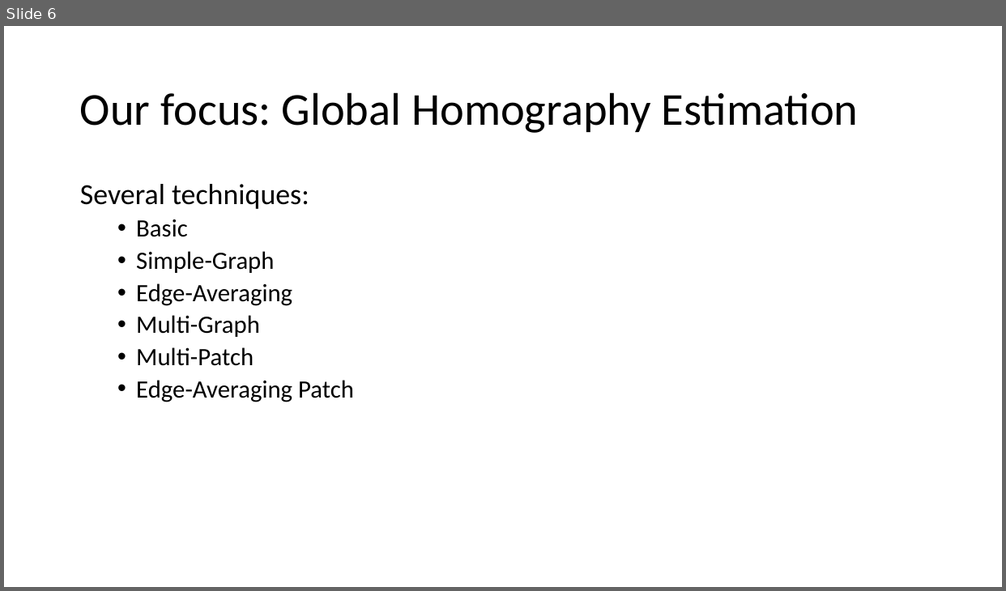
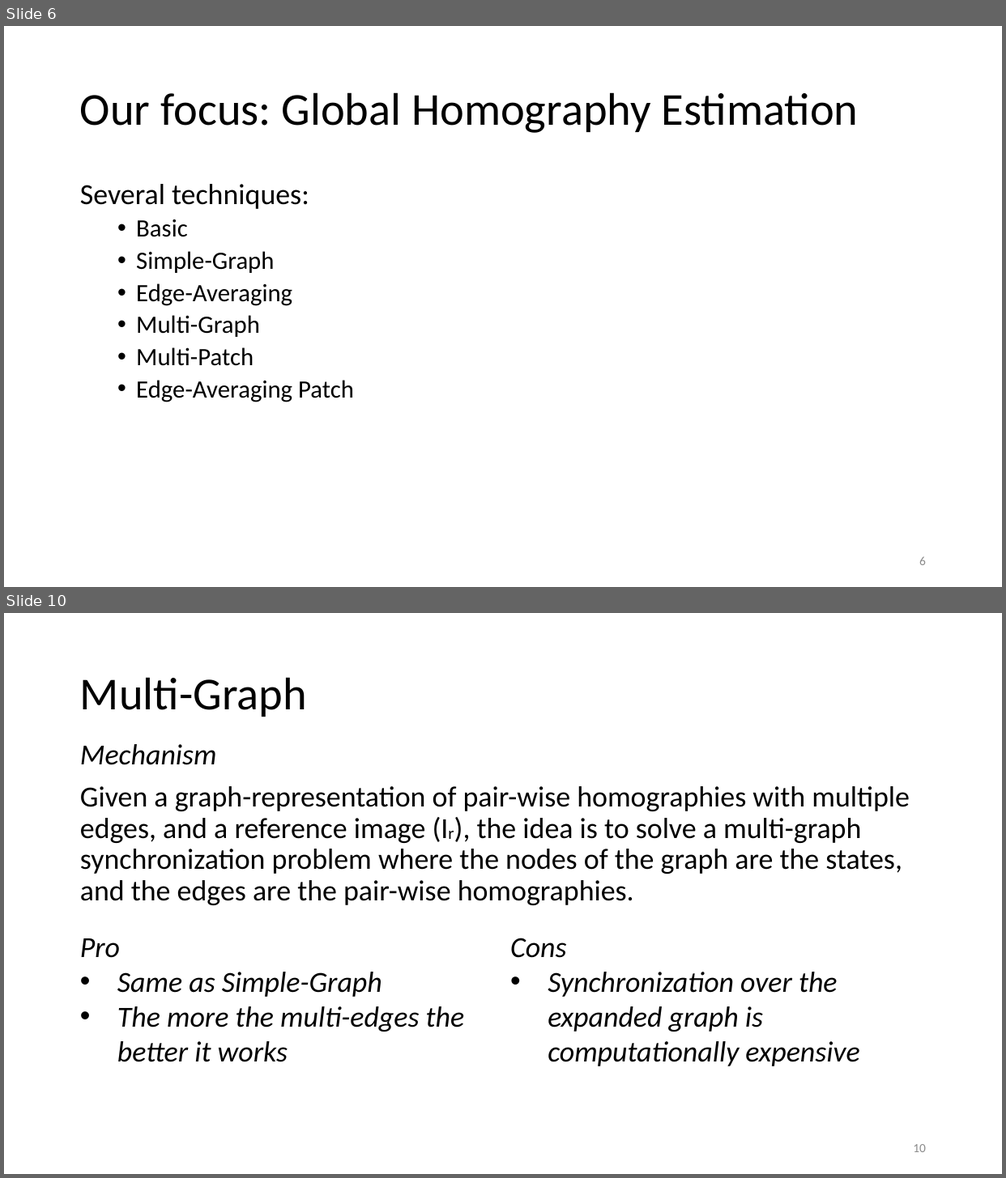
Before and after one commit to fasana-corrado/RGB-Mosaicing-via-Multigraph-Synchronization, a slide deck: presentation.pptx. Shown one above the other, each under a label of ours: slide 6 before the commit, slides 6 and 10 after it; the slides between them are not shown. The pictures are 1006x591 and 1006x1178 pixels, drawn with LibreOffice and Linux fonts; fonts in the diff are those of the drawing. Boxes give left, top, right and bottom in pixels: in the first picture for what was removed or moved away, otherwise in the second. Text is boxed around its words. In the diff, an @@ line names an element or a change of style, - is before the commit and + after.

Commit message:
Updated presentation, fixed multi-patch

```diff
--- a/presentation.pptx
+++ b/presentation.pptx
@@ slide 10 added at (4, 613, 1002, 1174), background #FFFFFF @@
@@ title added at (80, 677, 307, 717), 44 pt, text #000000 @@
+Multi-Graph
@@ text added at (80, 744, 910, 905), 28 pt, text #000000 @@
+Mechanism
+Given a graph-representation of pair-wise homographies with multiple edges, and a reference image (Ir), the idea is to solve a multi-graph synchronization problem where the nodes of the graph are the states, and the edges are the pair-wise homographies.
@@ text added at (80, 939, 465, 1063), 28 pt, text #000000, italic @@
+Pro
+• Same as Simple-Graph
+• The more the multi-edges the better it works
@@ text added at (510, 938, 859, 1067), 28 pt, text #000000, italic @@
+Cons
+• Synchronization over the expanded graph is computationally expensive
@@ page number added at (913, 1144, 926, 1152), 12 pt, text #8C8C8C @@
+10
@@ slide 6 changed as well @@
@@ page number added at (919, 557, 926, 565), 12 pt, text #8C8C8C @@
+6
```
Also in this commit, not shown: 5 other slides changed, 11 other slides added, 1 slide removed, 10 other files.
